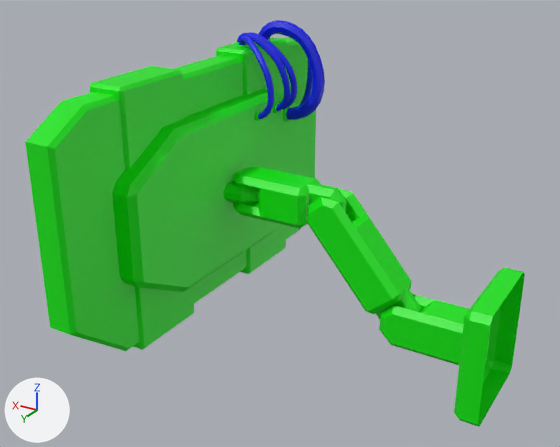
An edit to the FBX model Assets/Files/Models/Train/Interior/Screens/Screen 1.fbx, drawn before and after from the same camera.
Rendered twice from a 50 mm camera at (-0.337, 0.673, 0.306) aimed at (0.045, 0.036, -0.012). Lighting does not change. The marker at lower left points along +X, +Y and +Z. Vertices at the same position are counted once.

In view in the first picture: 'Arm Part 1'.
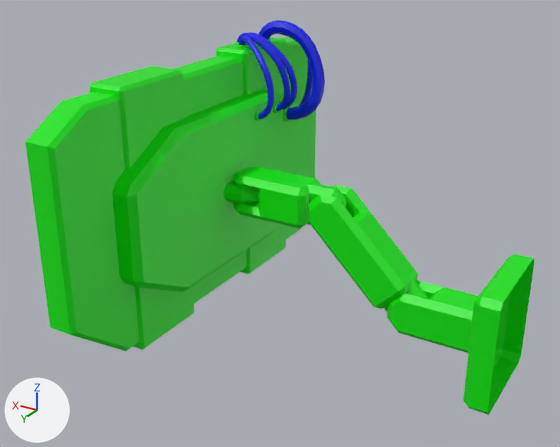
The newer file is also turned or shifted as a whole; pictures and numbers use the older file's frame.

What differs and where, as boxes (x1, y1, x2, y2) in the pictures (560 x 447 px):
'Arm Part 1', reshaped
    before: (25, 20, 525, 427)
    after: (25, 20, 534, 415)
part 1 of me_cube_003, added
    after: (387, 254, 534, 415)
part 2 of me_cube_003, cut back
    before: (307, 187, 525, 427)
    after: (308, 185, 429, 312)

The change, as a list of edits to the scene's bpy script:
```text
Add mat_buttons_and_dials:
    mat_buttons_and_dials = principled_material('Buttons and Dials')
    mat_buttons_and_dials.base_color = (0.409, 0.0, 0.8)  # purple #ab00e7
Add mat_buttons_trim:
    mat_buttons_trim = principled_material('Buttons Trim')
    mat_buttons_trim.base_color = (0.8, 0.152, 0.0)  # orange #e76d00
Change me_cube_003:
    used by ob_arm_part_1; location = (0.0, 0.0, 0.0)
    remove me_cube_003.from_pydata(...)  # 2094 vertices, 1934 faces; spans x -0.188..0.188, y -0.236..0.236, z -0.167..0.167
    add me_cube_003.from_pydata(...)  # 2094 vertices, 1934 faces; spans x -0.195..0.188, y -0.236..0.236, z -0.15..0.167
    me_cube_003 part 1: the loose piece of 123 vertices spanning x -0.188..-0.064, y -0.058..0.058, z -0.167..-0.046 is copied, and the copy is moved by (-0.008, 0.0, 0.017); it spans x -0.195..-0.072, y -0.058..0.058, z -0.15..-0.029
    me_cube_003 part 2: 4 vertices moved from x -0.103..-0.08, y -0.01..0.01, z -0.09 to x -0.103, y -0.01..0.01, z -0.09..-0.08; 223 vertices removed from x -0.188..0.024, y -0.058..0.058, z -0.167..0.018; 100 vertices added at x -0.108..0.023, y -0.023..0.023, z -0.11..0.021
    add me_cube_003.materials.append(mat_buttons_trim)  # orange #e76d00
    add me_cube_003.materials.append(mat_buttons_and_dials)  # purple #ab00e7
```
